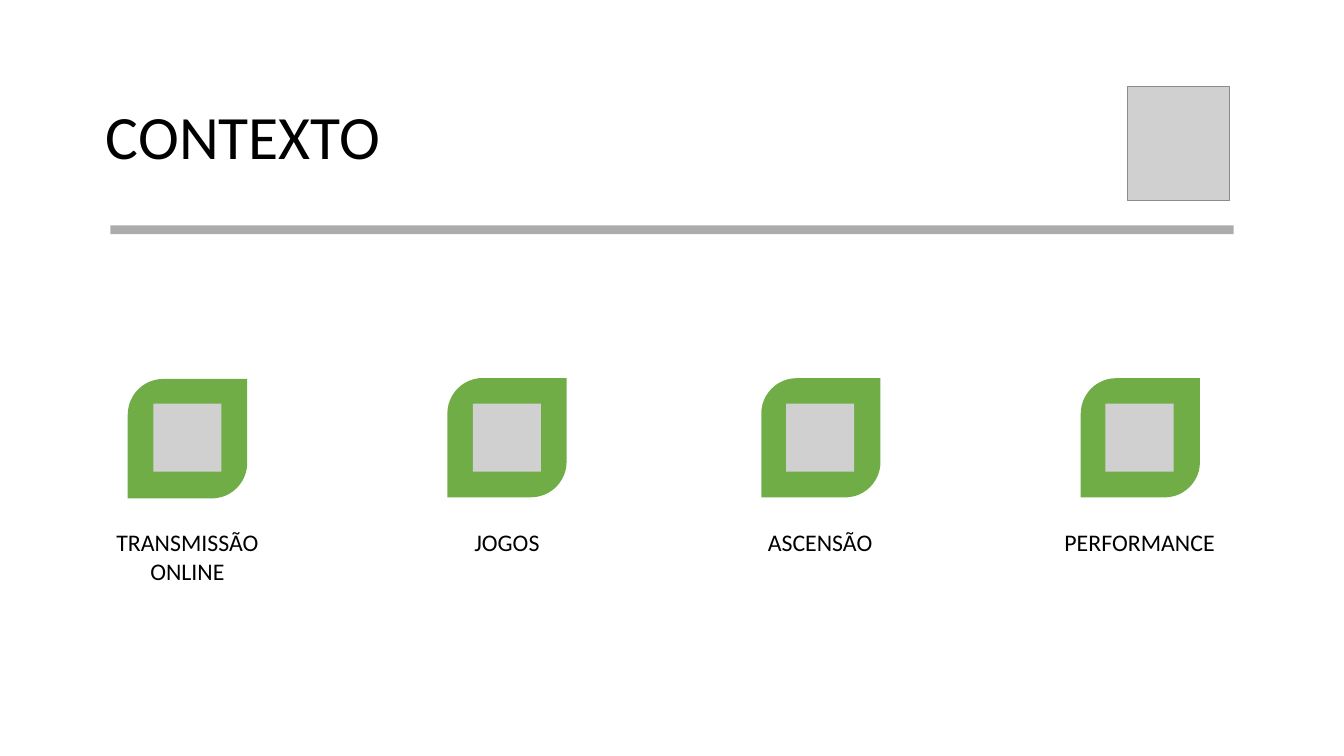
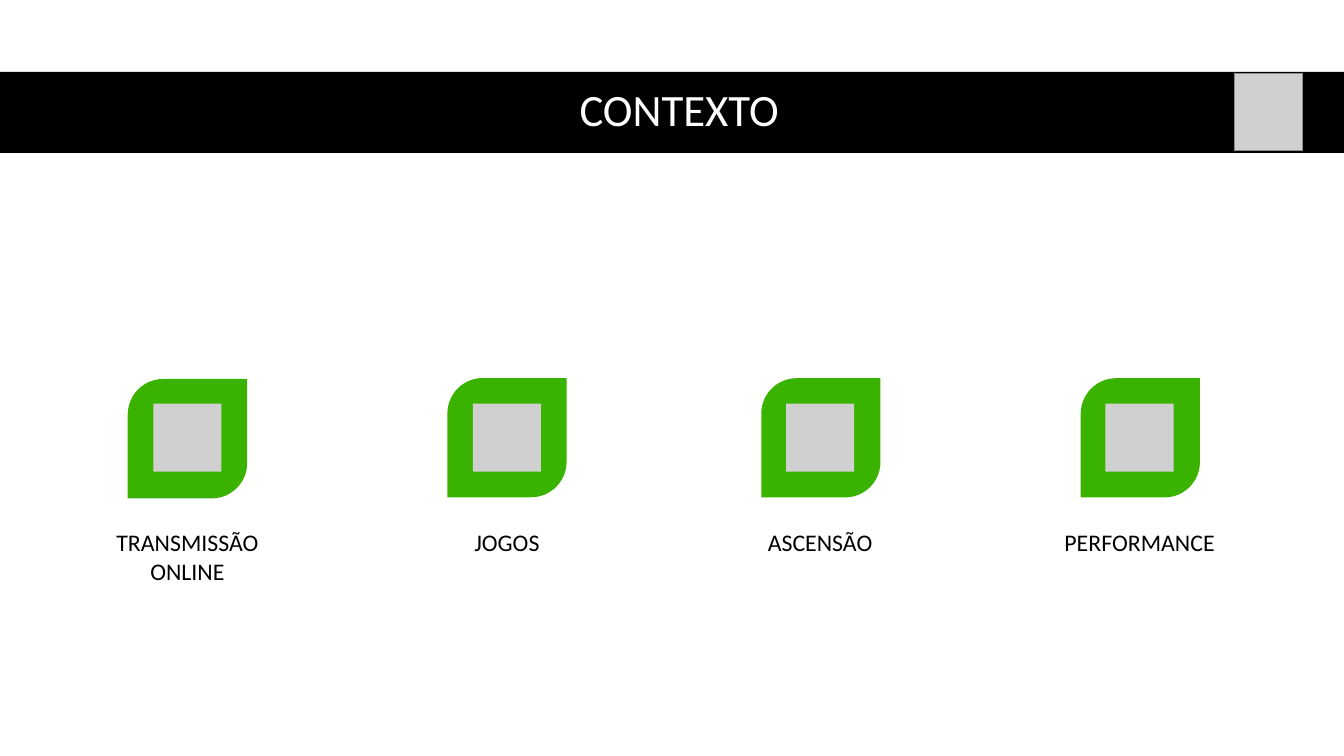
Before and after one commit to vitorsilv/Next-Streaming, a slide deck: slide 3 of Documentação/Apresentação.pptx. Drawn at 1344x756 pixels with LibreOffice and Linux fonts; fonts in the diff are those of the drawing; grey boxes stand for pictures. Boxes give left, top, right and bottom in pixels: in the first picture for what was removed or moved away, otherwise in the second. Text is boxed around its words. In the diff, an @@ line names an element or a change of style, - is before the commit and + after.

```diff
--- a/Documentação/Apresentação.pptx
+++ b/Documentação/Apresentação.pptx
@@ rectangle added at [0, 72, 1344, 153], fill #000000 @@
@@ title "CONTEXTO": place and size @@
-title "CONTEXTO" at [106, 119, 380, 160]
+title "CONTEXTO" at [580, 97, 779, 127]
@@ title "CONTEXTO" at [580, 97, 779, 127]: size 44 to 32 pt, text colour #000000 to #FFFFFF; alignment left to centre @@
@@ picture: place and size @@
-picture at [1128, 87, 1230, 200]
+picture at [1234, 74, 1303, 150]
@@ rectangle removed at [110, 226, 1233, 235] @@
@@ fill #70AD47 to #39B300 in 4 elements at [128, 379, 248, 499], [761, 378, 880, 497], [448, 378, 567, 497], [1081, 378, 1200, 497] @@
```
Also in this commit, not shown: 14 other slides changed, 7 slides removed, 2 other files.
